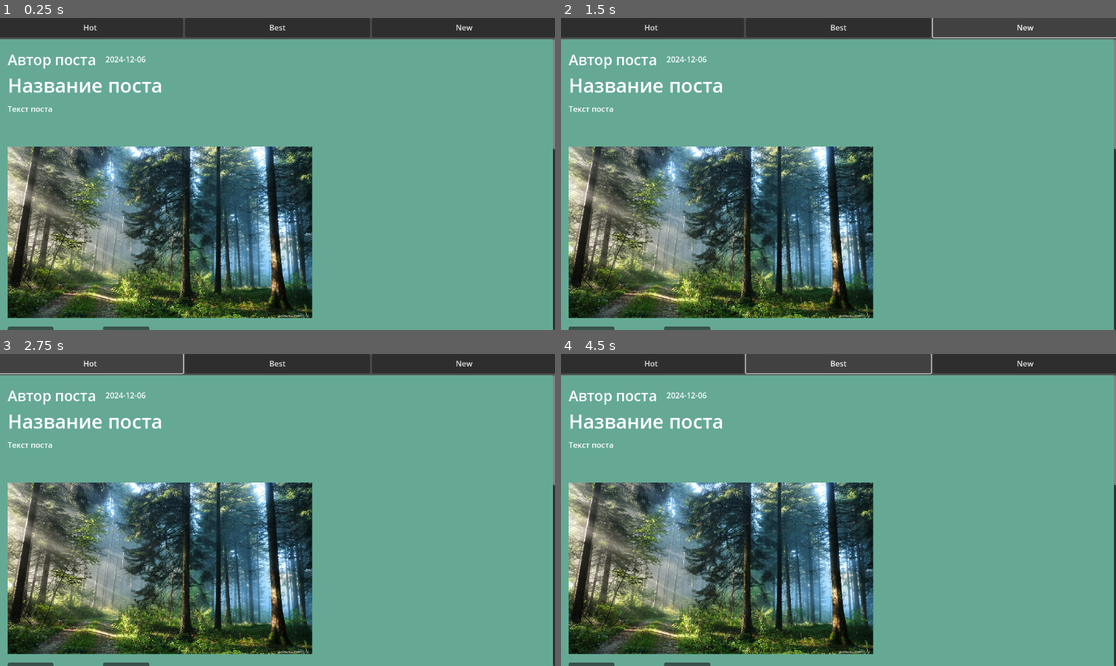
Above: before the commit, frames 1-4 (two rows, left to right).
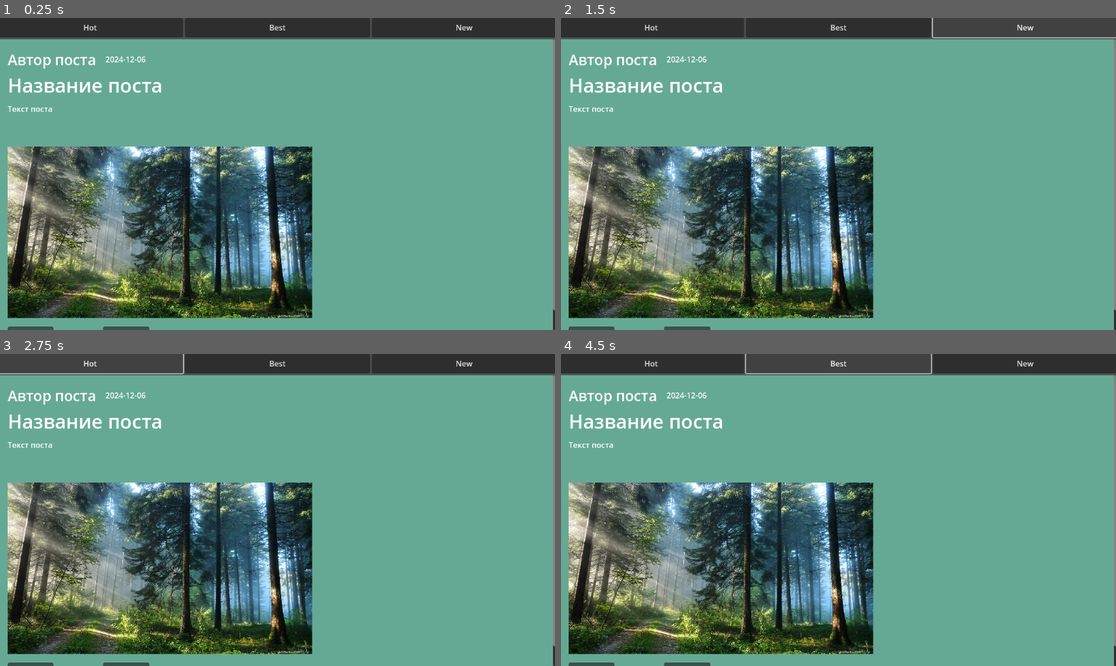
Above: after the commit, the same moments.

Repository: DanisGaleev/Jam
Game: Godot game, scene res://main/main.tscn
Two runs of this game, one before a commit and one after it. Both use one fixed random seed, a clock stepped at 60 frames per second and the inputs below.
Inputs:
- Up to frame 1 (0.25 s): no input
- Up to frame 2 (1.5 s): click "New" at 0.5 s; click "New" at 1.25 s
- Up to frame 3 (2.75 s): click "Hot" at 2 s
- Up to frame 4 (4.5 s): click "Best" at 2.75 s; click "Hot" at 3.5 s; click "Best" at 4.25 s

The runs differ from the first frame. In frame 1, 0.2% of the frame differs, in the area x 99-100%, y 41-94%; in frame 2, 0.2%; in frame 3, 0.2%; in frame 4, 0.2%.
Error after the commit: Invalid access to property or key 'comments_container' on a base object of type 'Panel (thema.gd)'. (res://main/main.gd:29)

Commit message:
Update main.gd

Diff:
--- a/main/main.gd
+++ b/main/main.gd
@@ -23,3 +23,31 @@
 			pst.image.size_flags_stretch_ratio = 8
 			pst.custom_minimum_size.y = 648
 		pst.views.text = str(post.views)
+		for comment in post.comments:
+			var comment_label = Label.new()
+			comment_label.text = comment.user_name + ": " + comment.text
+			pst.comments_container.add_child(comment_label)
+
+		pst.send_button.connect("pressed", Callable(self, "_on_send_comment").bind(post, pst), 3)
+
+
+func _on_send_comment(post: Dictionary, post_node: Node):
+	var input_field = post_node.comment_input
+	var comment_text = input_field.text.strip_edges()
+
+	if comment_text == "":
+		print("Комментарий не может быть пустым!")
+		return
+
+	var new_comment = {
+		"user_name": "USER",
+		"comment_date": "date",
+		"text": comment_text
+	}
+
+	post.comments.append(new_comment)
+
+	var comment_label = Label.new()
+	comment_label.text = new_comment.user_name + ": " + new_comment.text
+	post_node.comments_container.add_child(comment_label)
+	input_field.text = ""
